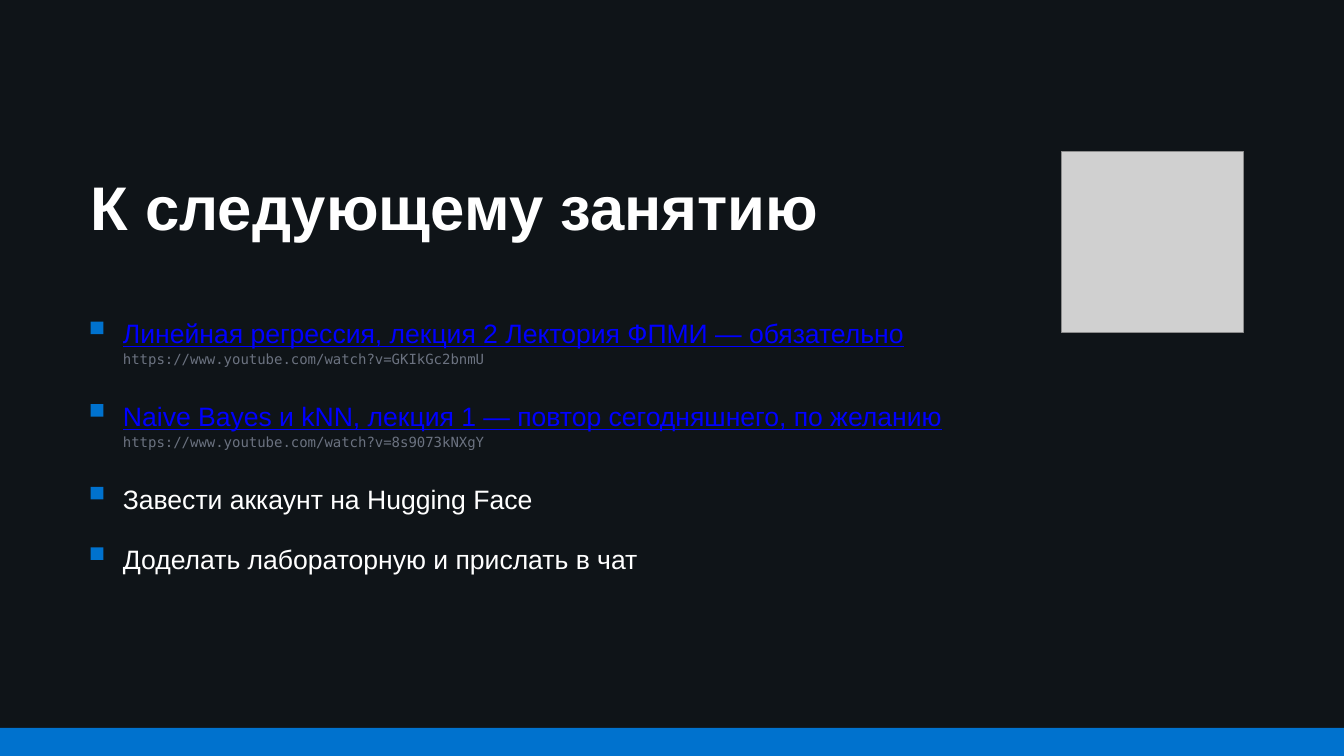
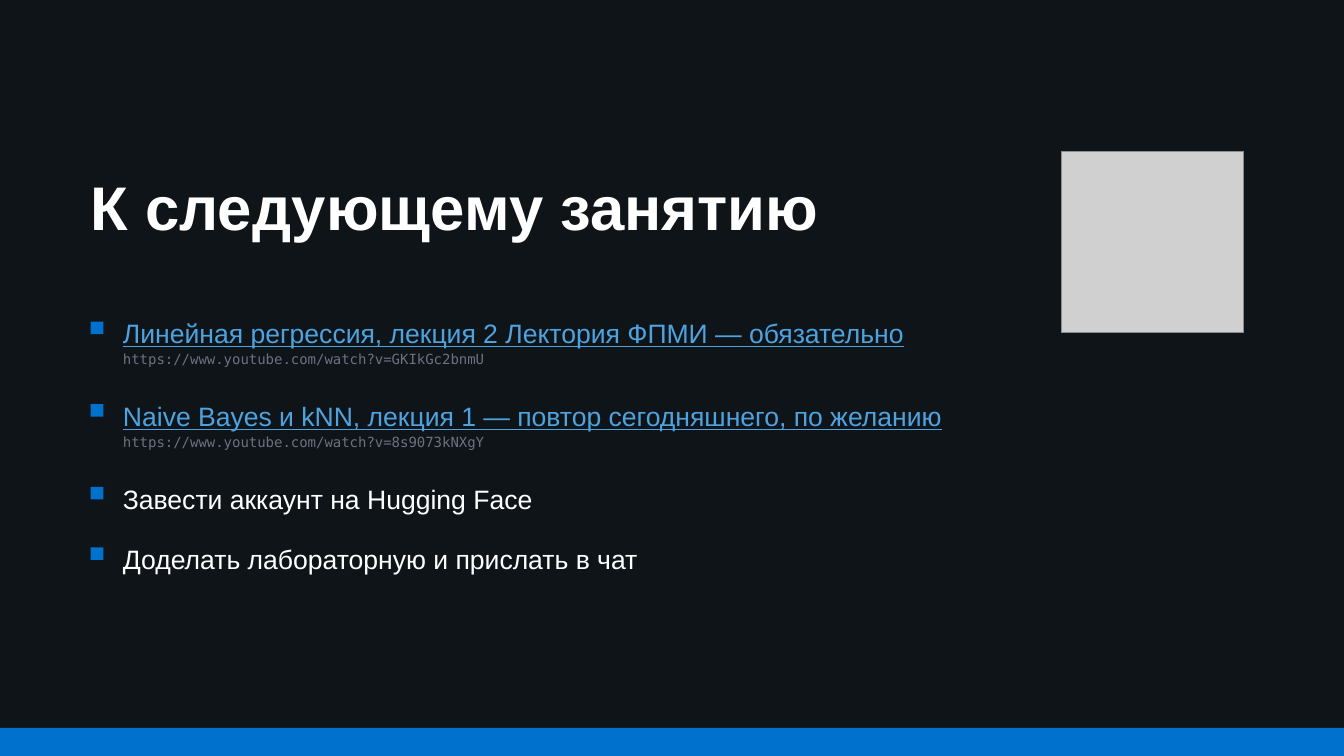
Before and after one commit to AmpiroMax/ml_dafe_mipt, a slide deck: slide 57 of classes/week_01_intro/lecture_01.pptx. Drawn at 1344x756 pixels with LibreOffice and Linux fonts; fonts in the diff are those of the drawing; grey boxes stand for pictures. Boxes give left, top, right and bottom in pixels: in the first picture for what was removed or moved away, otherwise in the second. Text is boxed around its words. In the diff, an @@ line names an element or a change of style, - is before the commit and + after.

Commit message:
Второе занятие: лекция, перестроенный семинар, исправления лабораторной
Лекция: словарь на датасете с вином и линейная регрессия от постановки
задачи до регуляризации как априорного знания о весах, с выводом условия
на шаг градиентного спуска и числом обусловленности.

Семинар идет в порядке лекции: как найти веса, когда им нельзя верить
(точность обращения матрицы и мультиколлинеарность), откуда берутся
квадраты в функции потерь, регуляризация. Формулы приведены к единому
виду Q(X, w).

Лабораторная: исправлены формулы в тексте, np.c_ заменен
на np.column_stack.

Первая лекция: ссылки на финальном слайде читаются на темном фоне.

```diff
--- a/classes/week_01_intro/lecture_01.pptx
+++ b/classes/week_01_intro/lecture_01.pptx
@@ text "Линейная регрессия, лекция 2 Лектория ..." at (123,323,904,349): text colour #0000FF to #4DA3E0 @@
@@ text "Naive Bayes и kNN, лекция ..." at (123,406,941,431): text colour #0000FF to #4DA3E0 @@
```
Also in this commit, not shown: 2 other slides changed, 5 other files.
